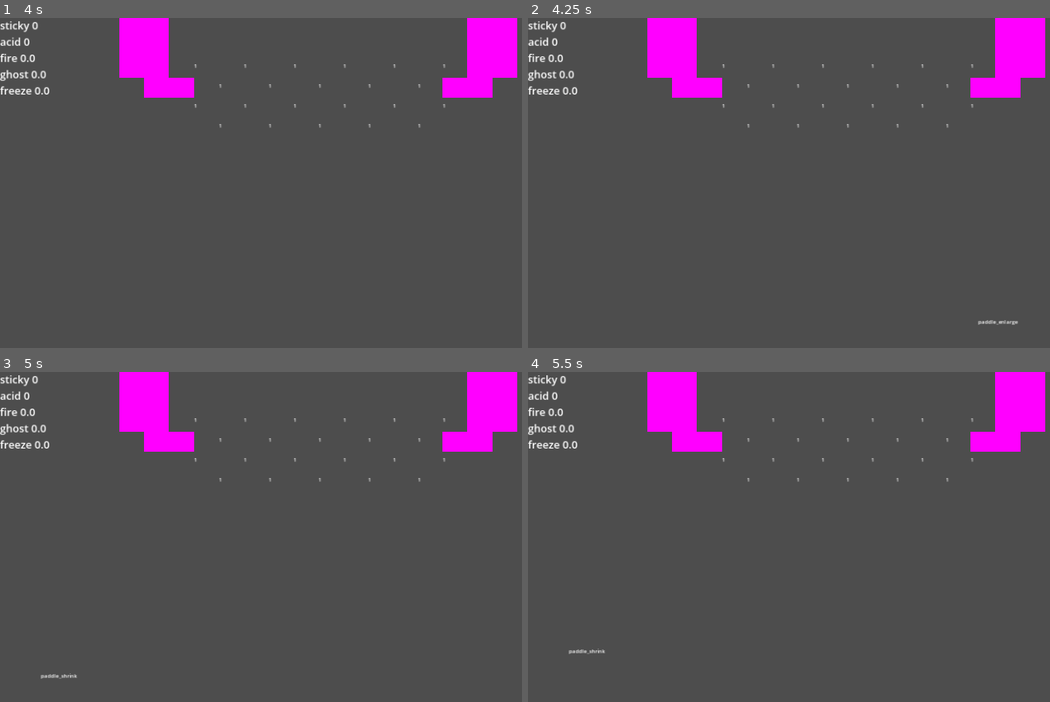
Above: before the commit, frames 1-4 (two rows, left to right).
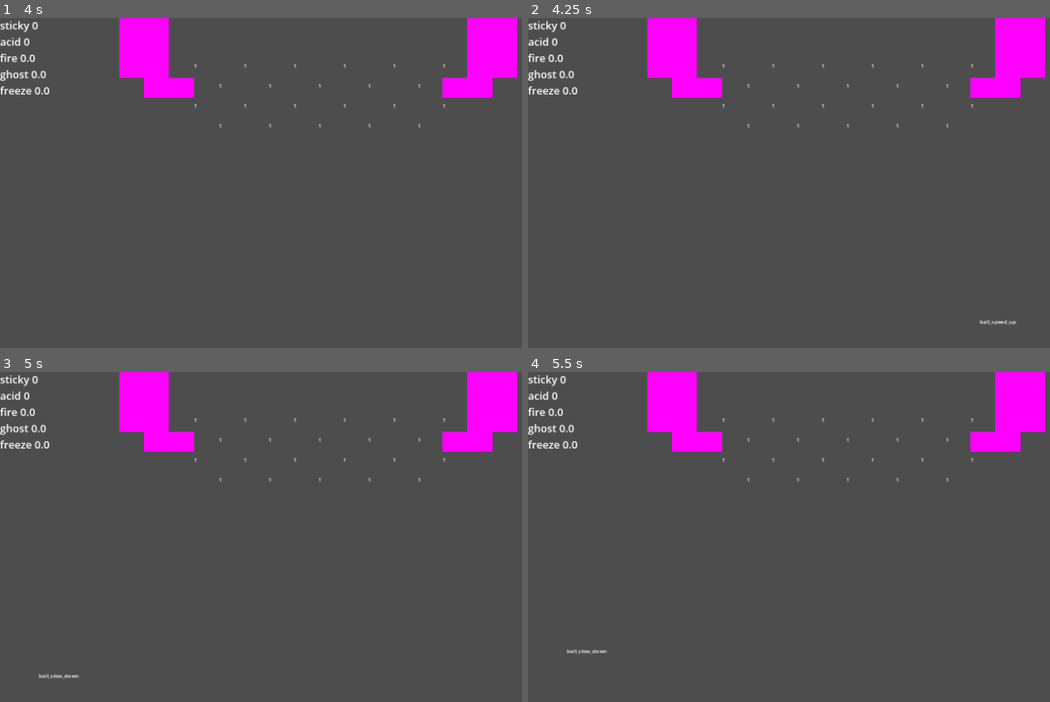
Above: after the commit, the same moments.

Repository: O-39889/brickout
Game: Godot game, scene res://scenes/level.tscn
Same seed, same stepped clock (60 frames per second), same inputs: the game is played once before the commit and once after it.
Inputs (mouse positions are in pixels of both pictures, inside the frame that each line leads up to):
- Up to frame 1 (4 s): tap Enter at 0.5 s; move the mouse to (354, 196) at 0.52 s; click (354, 196) at 0.67 s; tap R (debug_restart) every 0.75 s from 1.25 to 3.5 s; move the mouse to (287, 199) at 1.27 s; click (287, 199) at 1.42 s; move the mouse to (334, 189) at 2.02 s; click (334, 189) at 2.17 s; move the mouse to (307, 202) at 2.77 s; click (307, 202) at 2.92 s; move the mouse to (365, 202) at 3.52 s; click (365, 202) at 3.67 s
- Up to frame 2 (4.25 s): tap F1 (debug_1) at 4.15 s
- Up to frame 3 (5 s): tap R (debug_restart) at 4.25 s; move the mouse to (271, 546) at 4.27 s; click (271, 546) at 4.42 s; tap F2 (debug_2) at 4.9 s
- Up to frame 4 (5.5 s): move the mouse to (851, 550) at 5.02 s; click (851, 550) at 5.17 s

Frame 1 is identical in both runs. In frame 2, less than 0.1% of the frame differs, in the area x 86-94%, y 91-93%; in frame 3, less than 0.1%, in the area x 7-16%, y 91-93%; in frame 4, less than 0.1%.

Commit message:
Fix ball speed not persisting related issues

Diff:
--- a/scripts/Level.gd
+++ b/scripts/Level.gd
@@ -175,11 +175,11 @@
 			start_or_extend_timer(timer_acid, ACID_TIME);
 		# NEUTRAL
 		'ball_speed_up':
-			current_ball_speed_idx = mini(current_ball_speed_idx, Ball.BallSpeed.BALL_SPEED_FAST);
+			current_ball_speed_idx = mini(current_ball_speed_idx + 1, Ball.BallSpeed.BALL_SPEED_FAST);
 			for b in get_tree().get_nodes_in_group('balls'):
 				b.increase_speed();
 		'ball_slow_down':
-			current_ball_speed_idx = maxi(current_ball_speed_idx, Ball.BallSpeed.BALL_SPEED_SLOW);
+			current_ball_speed_idx = maxi(current_ball_speed_idx - 1, Ball.BallSpeed.BALL_SPEED_SLOW);
 			for b in get_tree().get_nodes_in_group('balls'):
 				b.decrease_speed();
 		# BAD
@@ -258,11 +258,11 @@
 		p.collected.connect(_on_powerup_collected);
 		add_child(p);
 	if event.is_action_pressed('debug_1'):
-		add_powerup.call('paddle_enlarge', 'good');
+		add_powerup.call('ball_speed_up', 'neutral');
 	if event.is_action_pressed('debug_2'):
-		add_powerup.call('paddle_shrink', 'bad');
+		add_powerup.call('ball_slow_down', 'neutral');
 	if event.is_action_pressed('debug_3'):
-		add_powerup.call('sticky_paddle', 'good');
+		add_powerup.call('double_balls', 'good');
 	if event.is_action_pressed('debug_4'):
 		add_powerup.call('triple_ball', 'good');
 	if event.is_action_pressed('debug_5'):
